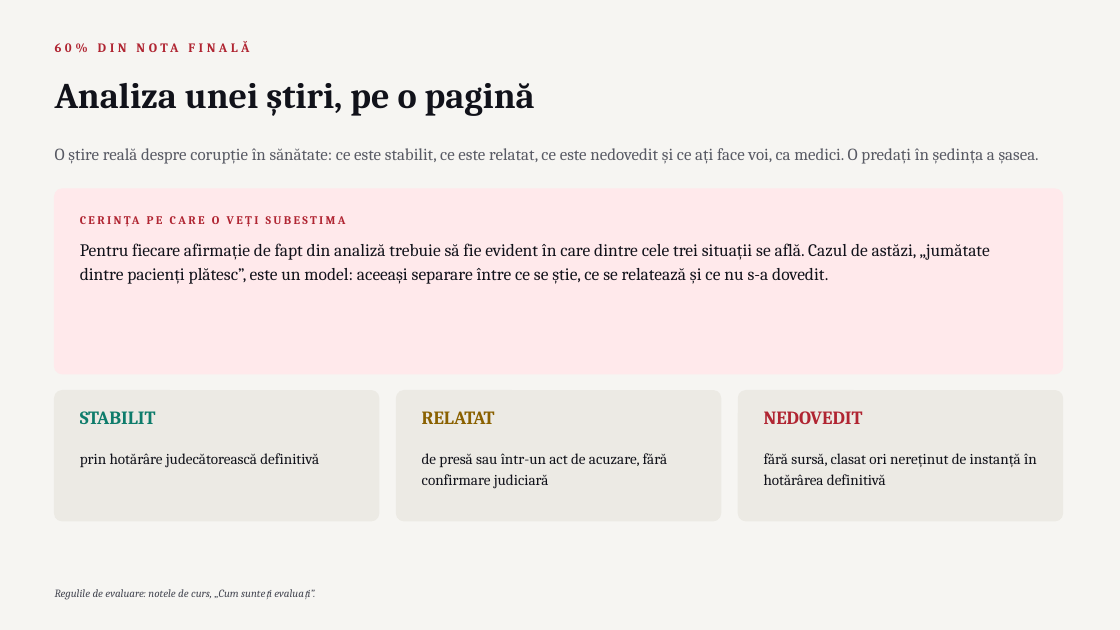
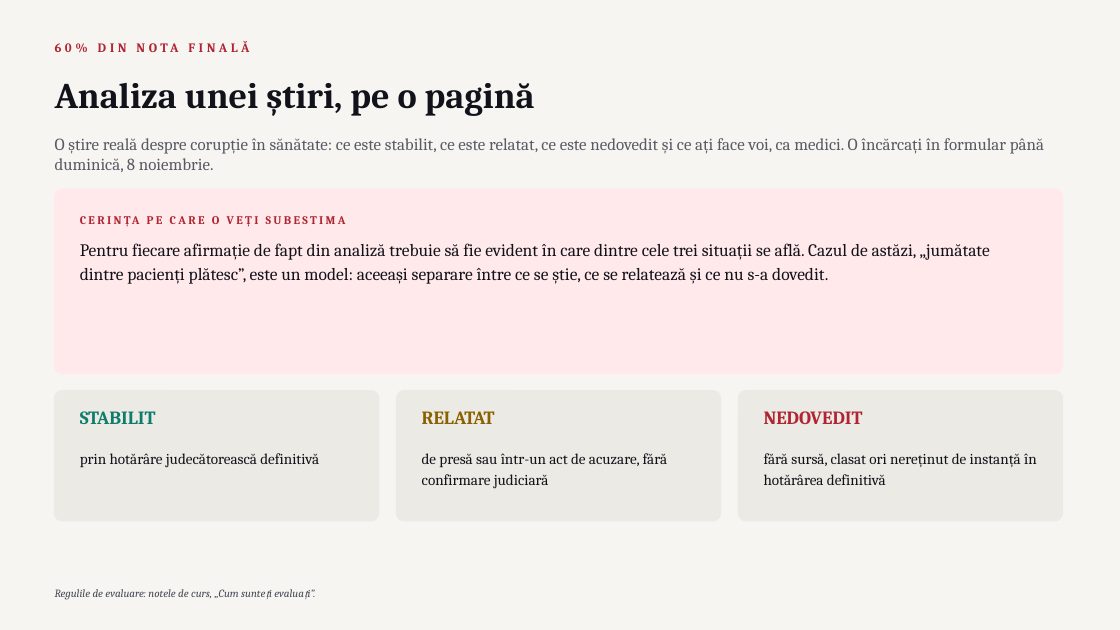
Before and after one commit to apana-prog/cursuri-umf, a slide deck: slide 50 of OPT_PLIC/ro/fisiere/C01.pptx. Drawn at 1120x630 pixels with LibreOffice and Linux fonts; fonts in the diff are those of the drawing. Boxes give left, top, right and bottom in pixels: in the first picture for what was removed or moved away, otherwise in the second. Text is boxed around its words. In the diff, an @@ line names an element or a change of style, - is before the commit and + after.

```diff
--- a/OPT_PLIC/ro/fisiere/C01.pptx
+++ b/OPT_PLIC/ro/fisiere/C01.pptx
@@ text at bbox=[55, 138, 1044, 172]: text changed @@
-O știre reală despre corupție în sănătate: ce este stabilit, ce este relatat, ce este nedovedit și ce ați face voi, ca medici. O predați în ședința a șasea.
+O știre reală despre corupție în sănătate: ce este stabilit, ce este relatat, ce este nedovedit și ce ați face voi, ca medici. O încărcați în formular până duminică, 8 noiembrie.
```
Also in this commit, not shown: 2 other slides changed, 27 other files.
